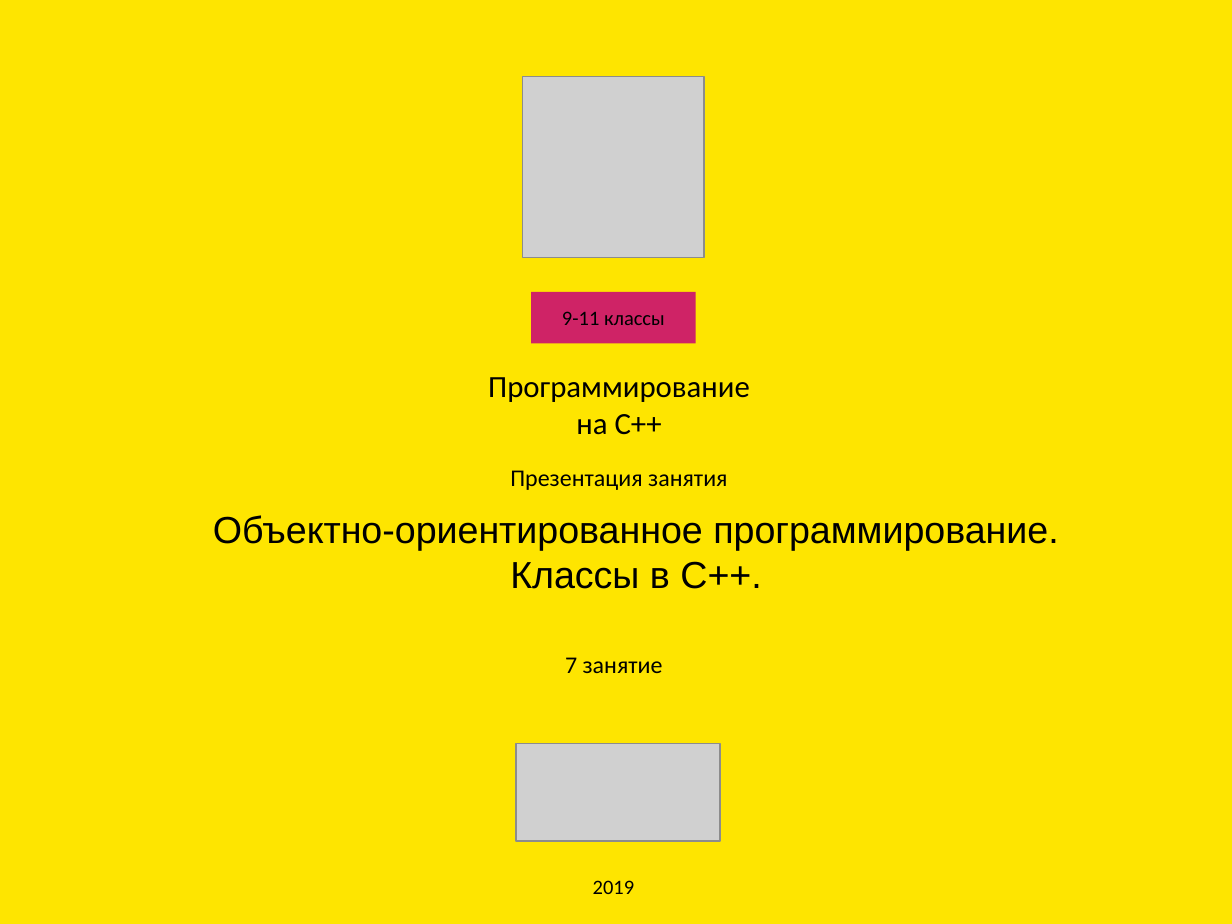
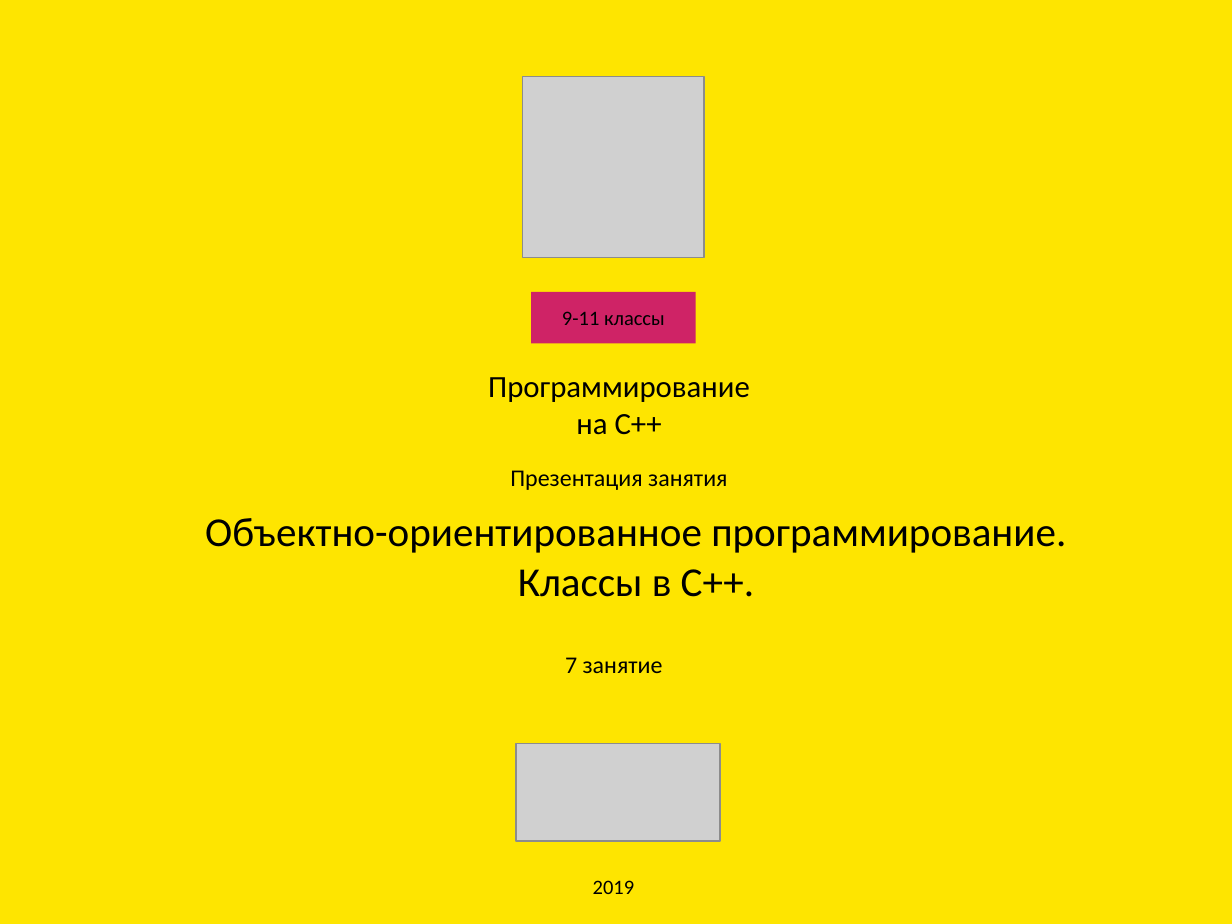
Before and after one commit to kprmk/Cpp, a slide deck: slide 1 of lessons_I/9-11/les_7/les_7_class_1.pptx. Drawn at 1232x924 pixels with LibreOffice and Linux fonts; fonts in the diff are those of the drawing; grey boxes stand for pictures. Boxes give left, top, right and bottom in pixels: in the first picture for what was removed or moved away, otherwise in the second. Text is boxed around its words. In the diff, an @@ line names an element or a change of style, - is before the commit and + after.

```diff
--- a/lessons_I/9-11/les_7/les_7_class_1.pptx
+++ b/lessons_I/9-11/les_7/les_7_class_1.pptx
@@ text "Объектно-ориентированное программирование." at bbox=[205, 518, 1066, 597]: size 22 to 24 pt, font Arial to Calibri @@
```
Also in this commit, not shown: 2 other files.
